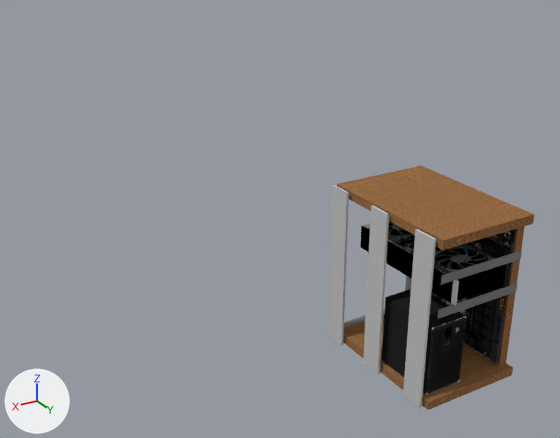
What one commit did to the Blender file pccase.blend.
Both versions are drawn from a 50 mm lens placed at (1.0, 1.095, 0.952), pointed at (0.335, -0.015, 0.398). The axes (+X, +Y, +Z) are drawn at lower left. The lights are the same throughout.

The first picture shows 'Cube', 'Cube.003', 'case.001', 'case.003', 'case.004', 'case.005', 'case.006', 'case.007', 'gpu', 'motherboard', 'psu'.
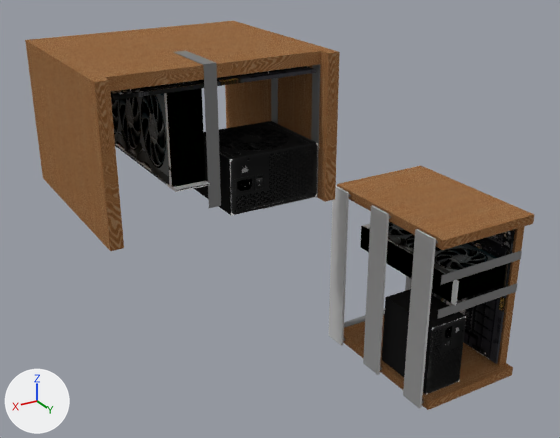
Where the change shows, as pixel boxes [x1, y1, x2, y2] in the pictures (560 x 438 px):
'case.009', added (brown): after [25, 39, 124, 251]
'case.002', added (brown): after [39, 22, 321, 92]
'psu.001', added (black): after [194, 121, 318, 216]
'gpu.001', added (black): after [111, 88, 210, 192]
'case.008', added (brown): after [223, 21, 340, 202]
'Cube.001', added: after [173, 51, 221, 208]
'motherboard.001', added (black): after [111, 66, 316, 100]
'Cube.009', added: after [263, 64, 320, 209]
'Cube.006', added: after [271, 78, 278, 124]

What changed in the scene script:
```text
Add ob_cube_006:
    ob_cube_006 = bpy.data.objects.new('Cube.006', me_cube_010.copy())  # the mesh of ob_cube_003
    ob_cube_006.location = (0.373, 0.032, 0.571)
    ob_cube_006.rotation_euler = (-1.571, -1.571, 0.0)  # degrees (-90, -90, 0)
    ob_cube_006.scale = (0.0625, 0.0005, 0.0095)
Add ob_cube_009:
    ob_cube_009 = bpy.data.objects.new('Cube.009', me_cube_010.copy())  # the mesh of ob_cube_003
    ob_cube_009.location = (0.373, 0.152, 0.571)
    ob_cube_009.rotation_euler = (-1.571, -1.571, 0.0)  # degrees (-90, -90, 0)
    ob_cube_009.scale = (0.0625, 0.0005, 0.0095)
Add ob_case_009:
    ob_case_009 = bpy.data.objects.new('case.009', me_cube_011.copy())  # the mesh of ob_case_003
    ob_case_009.location = (0.705, 0.015, 0.615)
    ob_case_009.rotation_euler = (1.571, 0.0, 1.571)  # degrees (90, 0, 90)
    ob_case_009.scale = (0.025, 0.165, 0.0095)
Add ob_cube_001:
    ob_cube_001 = bpy.data.objects.new('Cube.001', me_cube_010.copy())  # the mesh of ob_cube_003
    ob_cube_001.location = (0.55, 0.163, 0.673)
    ob_cube_001.rotation_euler = (-3.142, 1.571, 0.0)  # degrees (-180, 90, 0)
    ob_cube_001.scale = (0.0625, 0.0005, 0.0095)
Add ob_case_008:
    ob_case_008 = bpy.data.objects.new('case.008', me_cube_011.copy())  # the mesh of ob_case_003
    ob_case_008.location = (0.363, 0.015, 0.615)
    ob_case_008.rotation_euler = (1.571, 0.0, 1.571)  # degrees (90, 0, 90)
    ob_case_008.scale = (0.025, 0.165, 0.0095)
Add ob_case_002:
    ob_case_002 = bpy.data.objects.new('case.002', me_cube_006.copy())  # the mesh of ob_case_001
    ob_case_002.location = (0.53, 0.015, 0.724)
    ob_case_002.rotation_euler = (3.142, 0.0, 1.571)  # degrees (180, 0, 90)
    ob_case_002.scale = (0.025, 0.165, 0.0095)
Add ob_psu_001:
    ob_psu_001 = bpy.data.objects.new('psu.001', me_cube_005.copy())  # the mesh of ob_psu
    ob_psu_001.location = (0.449, 0.092, 0.553)
    ob_psu_001.rotation_euler = (3.142, 0.0, 1.571)  # degrees (180, 0, 90)
    ob_psu_001.scale = (0.07, 0.075, 0.043)
Add ob_gpu_001:
    ob_gpu_001 = bpy.data.objects.new('gpu.001', me_cube_002.copy())  # the mesh of ob_gpu
    ob_gpu_001.location = (0.585, 0.051, 0.602)
    ob_gpu_001.rotation_euler = (-1.571, 3.142, 1.571)  # degrees (-90, 180, 90)
    ob_gpu_001.scale = (0.143, 0.0685, 0.0256)
Add ob_motherboard_001:
    ob_motherboard_001 = bpy.data.objects.new('motherboard.001', me_cube_001.copy())  # the mesh of ob_motherboard
    ob_motherboard_001.location = (0.533, 0.041, 0.706)
    ob_motherboard_001.rotation_euler = (0.0, 3.142, 1.571)  # degrees (0, 180, 90)
    ob_motherboard_001.scale = (0.122, 0.152, 0.0025)
```
